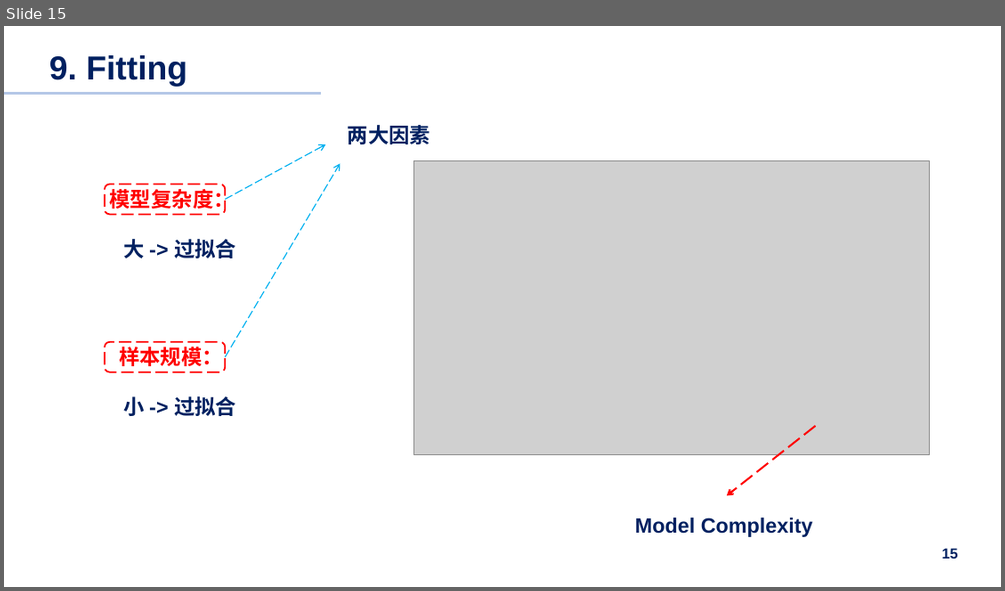
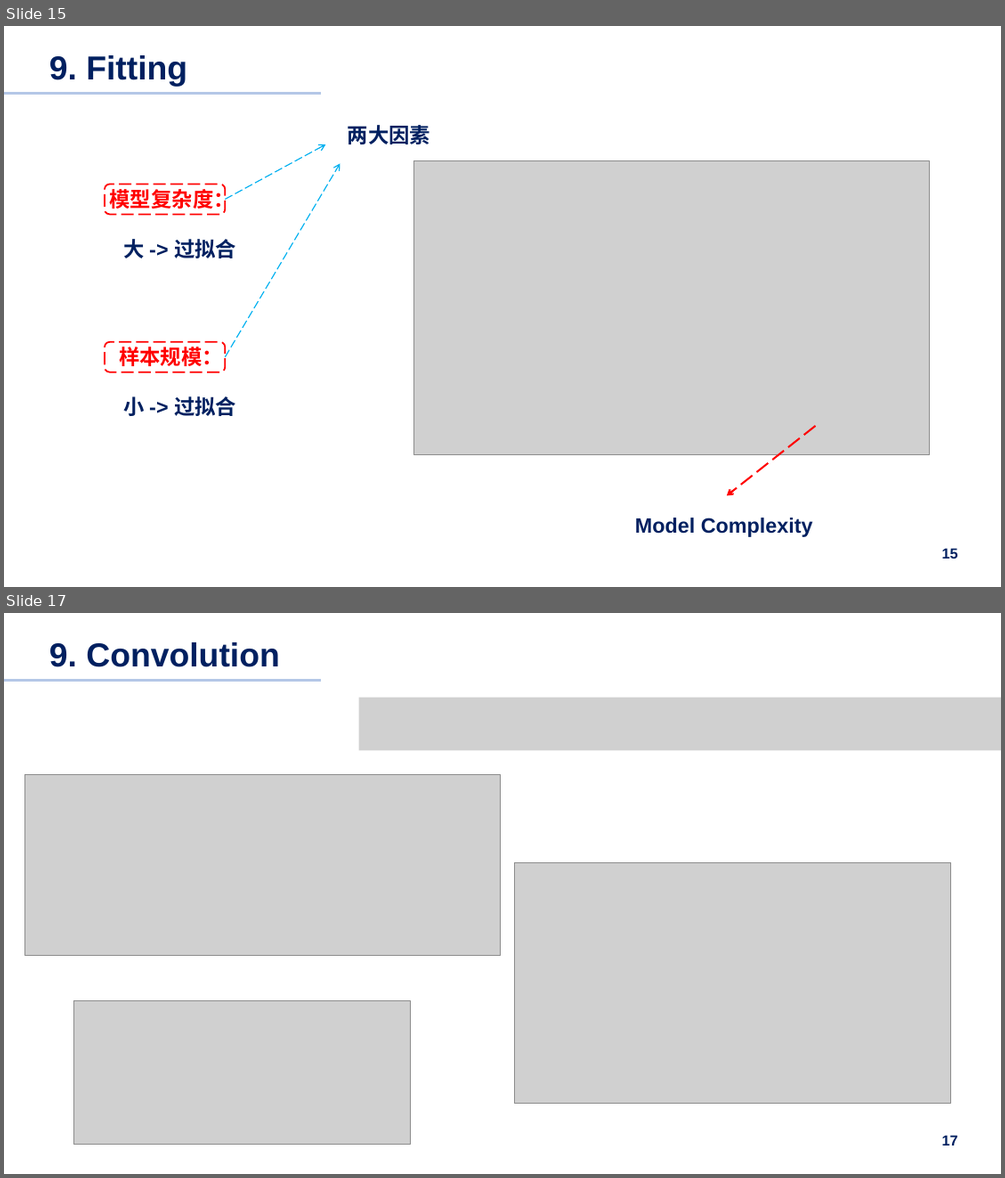
Before and after one commit to pilipala5/Neural-Network-from-zero-to-hero, a slide deck: Summary.pptx. Shown one above the other, each under a label of ours: slide 15 before the commit, slides 15 and 17 after it; the slides between them are not shown. The pictures are 1005x591 and 1005x1178 pixels, drawn with LibreOffice and Linux fonts; fonts in the diff are those of the drawing; grey boxes stand for pictures. Boxes give left, top, right and bottom in pixels: in the first picture for what was removed or moved away, otherwise in the second. Text is boxed around its words. In the diff, an @@ line names an element or a change of style, - is before the commit and + after.

Commit message:
Until convolution 20240723

```diff
--- a/Summary.pptx
+++ b/Summary.pptx
@@ slide 17 added at [4, 613, 1001, 1174], background #FFFFFF @@
@@ title added at [49, 642, 280, 667], 32 pt, text #002060, bold @@
+9. Convolution
@@ line added from (4, 681) to (321, 681), #B4C7E7 2.5 pt @@
@@ picture added at [359, 698, 1001, 751] @@
@@ picture added at [25, 774, 501, 956] @@
@@ picture added at [515, 862, 952, 1103] @@
@@ picture added at [73, 1001, 410, 1144] @@
@@ page number added at [942, 1135, 958, 1145], 14 pt, text #002060, bold @@
+17
```
Also in this commit, not shown: 1 slide changed, 6 other files.
